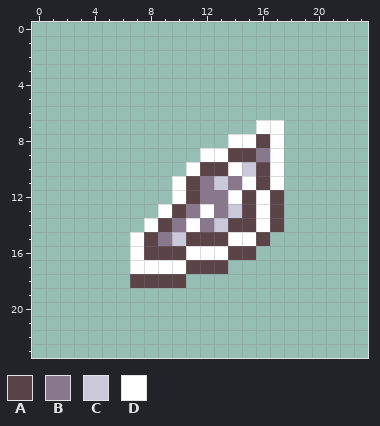
Pixel-art sprite: gfx/HollowMoon/pngs_normal_24x24/weapons_melee/glass_shard/glass_shard_season_winter.png. This is how it looked before the edit.
The file is 24x24 pixels. The old version is drawn lined up with the new one.
Palette (. is transparent): A #5a4448  B #89778e  C #cbc8da  D #fefefe
Pixels before, first column x 7:
 7 .........DD
 8 .......DDAD
 9 .....DDAABD
10 ....DAADCAD
11 ...DABCBDAD
12 ...DABBDADA
13 ..DABDBCADA
14 .DABDBCAADA
15 DABCAAADDA.
16 DAAADDDAA..
17 DDDDAAA....
18 AAAA.......
After:
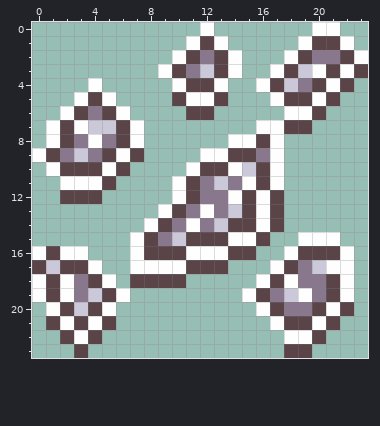
Log entry: Tweak glass shards to be easier to identify
What changed:
whole drawing moved by +1,+1 (the old picture is shown already moved)
Changed rows in their new state; - is an unchanged pixel.
first column x 0:
 0 ------------D-------DD--
 1 -----------DAD-----DAAD-
 2 ----------DABAD---DABBAD
 3 ---------DABCAD--DACDADA
 4 ----D-----DAAD--DACBADA-
 5 ---DAD----ADDA---DAADA--
 6 --DABAD----AA-----DDA---
 7 -DADCCAD----------AA----
 8 -DABDBAD----------------
 9 DABCBADA----------------
10 -DAAADA-----------------
11 --DDDA------------------
12 --AAA-------------------
15 -------------------DDD--
16 DADD--------------DAAAD-
17 ACAAD------------DABCDD-
18 DADBAD----------DADBBAD-
19 DADBCAD--------DABCDBAD-
20 -DACAD----------DABBADA-
21 -ADADA-----------DAADA--
22 --ADA-------------DDA---
23 ---A--------------AA----
